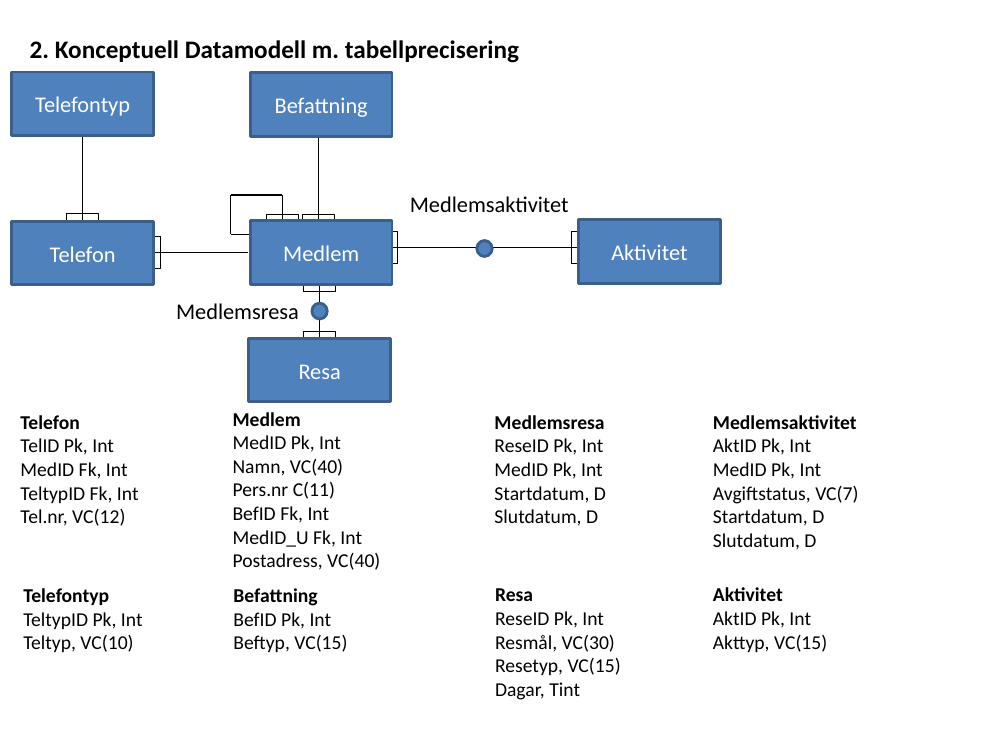
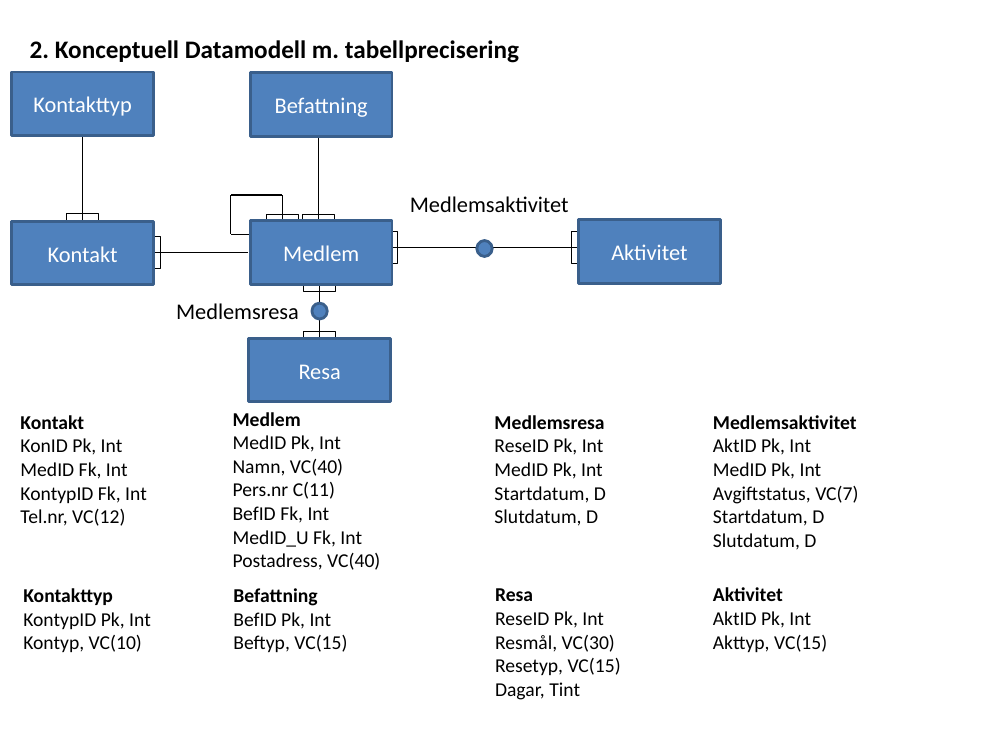
Before and after one commit to ed222an/Databasteknik, a slide deck: slide 3 of Projekt/AKS Steg 1.pptx. Drawn at 1008x756 pixels with LibreOffice and Linux fonts; fonts in the diff are those of the drawing. Boxes give left, top, right and bottom in pixels: in the first picture for what was removed or moved away, otherwise in the second. Text is boxed around its words. In the diff, an @@ line names an element or a change of style, - is before the commit and + after.

```diff
--- a/Projekt/AKS Steg 1.pptx
+++ b/Projekt/AKS Steg 1.pptx
@@ text in rectangle at box(33, 96, 131, 116): text changed @@
-Telefontyp
+Kontakttyp
@@ text in rectangle at box(48, 246, 118, 262): text changed @@
-Telefon
+Kontakt
@@ text at box(20, 415, 123, 455): text changed @@
-Telefon
-TelID Pk, Int
+Kontakt
+KonID Pk, Int
@@ text at box(20, 486, 147, 503): text changed @@
-TeltypID Fk, Int
+KontypID Fk, Int
@@ text at box(23, 588, 151, 652): text changed @@
-Telefontyp
-TeltypID Pk, Int
-Teltyp, VC(10)
+Kontakttyp
+KontypID Pk, Int
+Kontyp, VC(10)
```
Also in this commit, not shown: 3 other slides changed.
